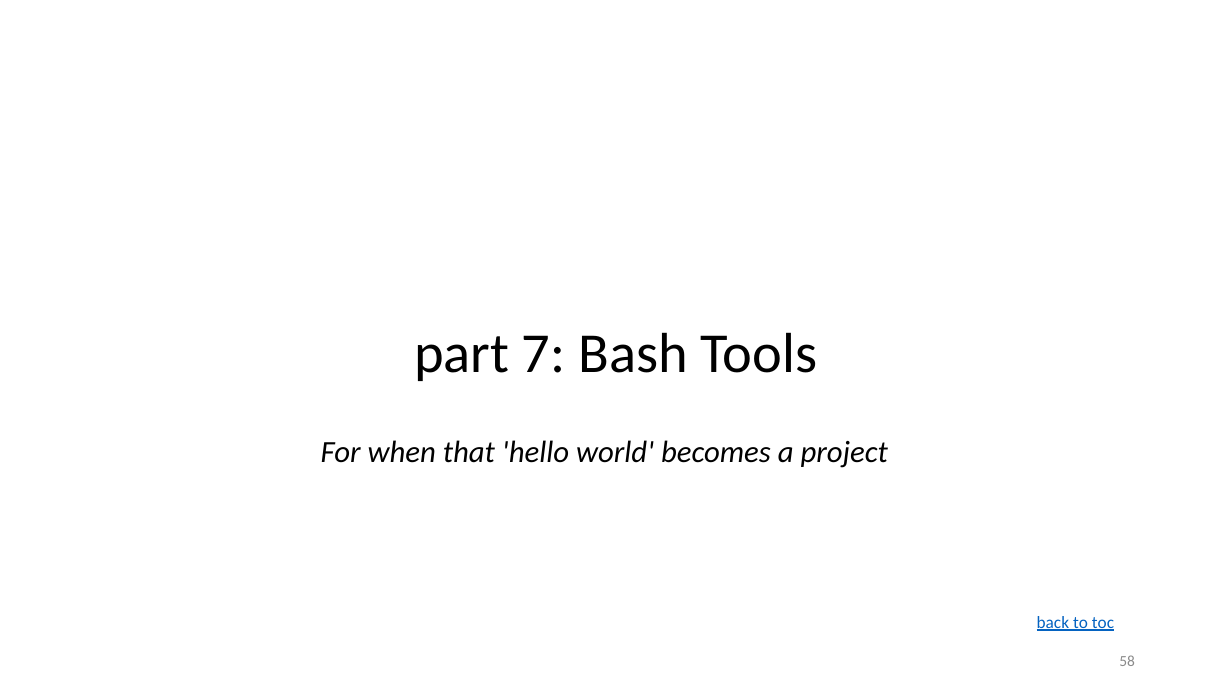
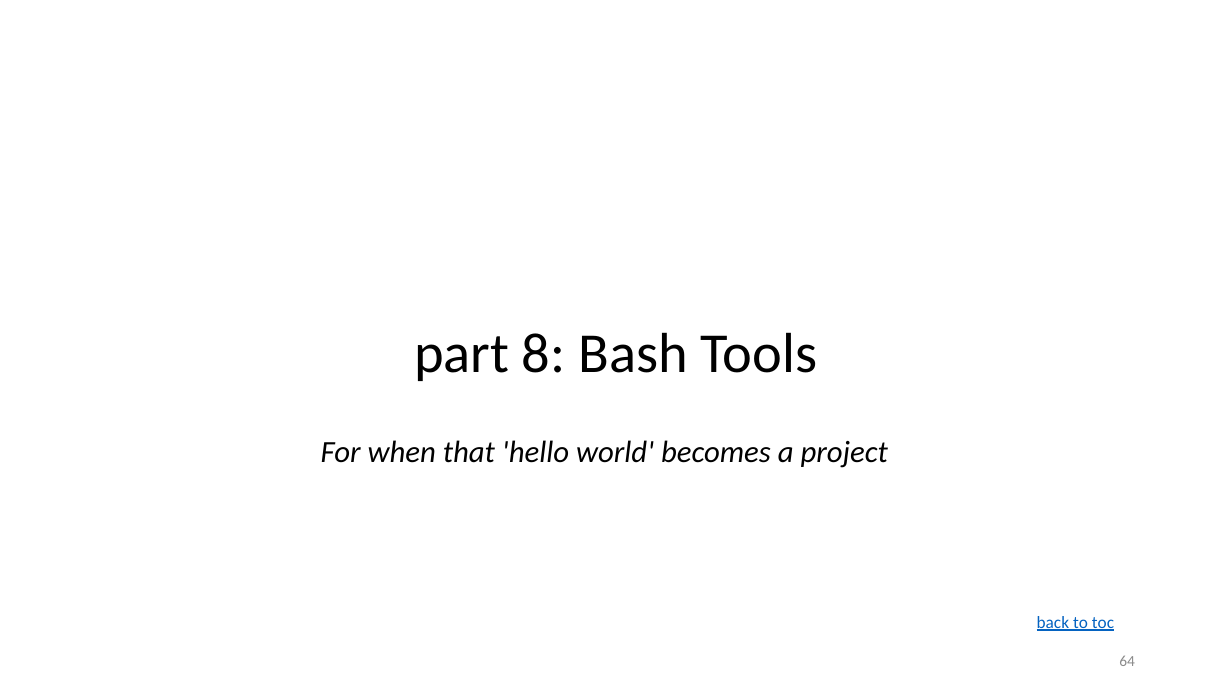
Before and after one commit to ketancmaheshwari/lisa19, a slide deck: slide 64 of lpt_LISA.pptx (slide 58 before the commit). Drawn at 1232x693 pixels with LibreOffice and Linux fonts; fonts in the diff are those of the drawing. Boxes give left, top, right and bottom in pixels: in the first picture for what was removed or moved away, otherwise in the second. Text is boxed around its words. In the diff, an @@ line names an element or a change of style, - is before the commit and + after.

```diff
--- a/lpt_LISA.pptx
+++ b/lpt_LISA.pptx
@@ title at (414,332,817,381): text changed @@
-part 7: Bash Tools
+part 8: Bash Tools
@@ page number at (1119,655,1135,666): text changed @@
-58
+64
```
Also in this commit, not shown: 3 other slides changed, 6 slides added, 1 other file.
